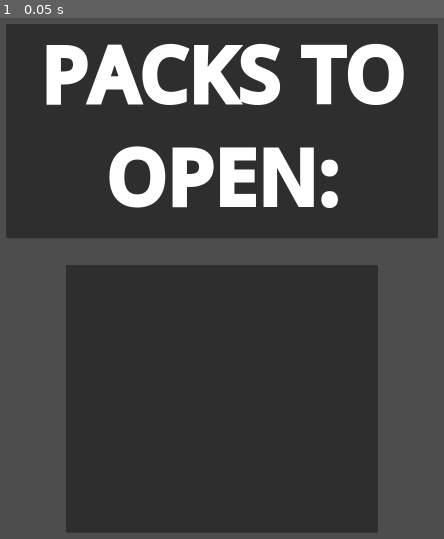
Above: before the commit, frame 1.
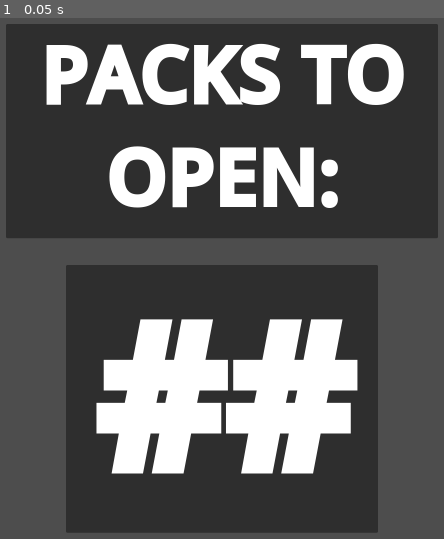
Above: after the commit, the same moment.

Repository: OrangeJuiceD108/Screentime_Showdown
Game: Godot game, scene res://Scenes/open_packs.tscn
Two runs of this game, one before a commit and one after it. Both use one fixed random seed, a clock stepped at 60 frames per second and the inputs below. This scene is started directly instead of the project's main scene.
Inputs:
- Up to frame 1 (0.05 s): no input

The runs differ from the first frame. In frame 1, 12% of the frame differs, in the area x 21-81%, y 57-88%.

Commit message:
Open Packs UI

Diff:
--- a/screentime_showdown/Scenes/open_packs.tscn
+++ b/screentime_showdown/Scenes/open_packs.tscn
@@ -2,12 +2,13 @@
 
 [node name="OpenPacks" type="Node2D"]
 
-[node name="UI" type="Control" parent="."]
+[node name="Packs to Open UI" type="Control" parent="."]
 layout_mode = 3
+anchors_preset = 0
 offset_right = 960.0
 offset_bottom = 2142.0
 
-[node name="Open Pack Button" type="Button" parent="UI"]
+[node name="Open Pack Button" type="Button" parent="Packs to Open UI"]
 layout_mode = 1
 anchors_preset = -1
 anchor_left = 0.05
@@ -17,7 +18,7 @@
 offset_right = 8.0
 offset_bottom = 8.0
 
-[node name="RichTextLabel" type="RichTextLabel" parent="UI/Open Pack Button"]
+[node name="Open Pack Text" type="RichTextLabel" parent="Packs to Open UI/Open Pack Button"]
 layout_mode = 1
 anchors_preset = -1
 anchor_right = 1.0
@@ -26,11 +27,11 @@
 offset_top = 11.75
 offset_right = -5.0
 offset_bottom = -18.45
-theme_override_font_sizes/bold_font_size = 140
+theme_override_font_sizes/bold_font_size = 139
 bbcode_enabled = true
 text = "[center][b]OPEN PACK[/b][/center]"
 
-[node name="Packs to Open Panel" type="Panel" parent="UI"]
+[node name="Packs to Open Panel" type="Panel" parent="Packs to Open UI"]
 layout_mode = 1
 anchors_preset = -1
 anchor_left = 0.05
@@ -38,7 +39,7 @@
 anchor_right = 0.95
 anchor_bottom = 0.225
 
-[node name="RichTextLabel" type="RichTextLabel" parent="UI/Packs to Open Panel"]
+[node name="RichTextLabel" type="RichTextLabel" parent="Packs to Open UI/Packs to Open Panel"]
 layout_mode = 1
 anchors_preset = -1
 anchor_right = 1.0
@@ -47,10 +48,19 @@
 bbcode_enabled = true
 text = "[center][b]PACKS TO OPEN:[/b][/center]"
 
-[node name="Number Panel" type="Panel" parent="UI"]
+[node name="Number Panel" type="Panel" parent="Packs to Open UI"]
 layout_mode = 1
 anchors_preset = -1
 anchor_left = 0.175
 anchor_top = 0.25
 anchor_right = 0.825
 anchor_bottom = 0.5
+
+[node name="Number Text" type="RichTextLabel" parent="Packs to Open UI/Number Panel"]
+layout_mode = 1
+anchors_preset = -1
+anchor_right = 1.0
+anchor_bottom = 1.0
+theme_override_font_sizes/bold_font_size = 390
+bbcode_enabled = true
+text = "[center][b]##[/b][/center]"
